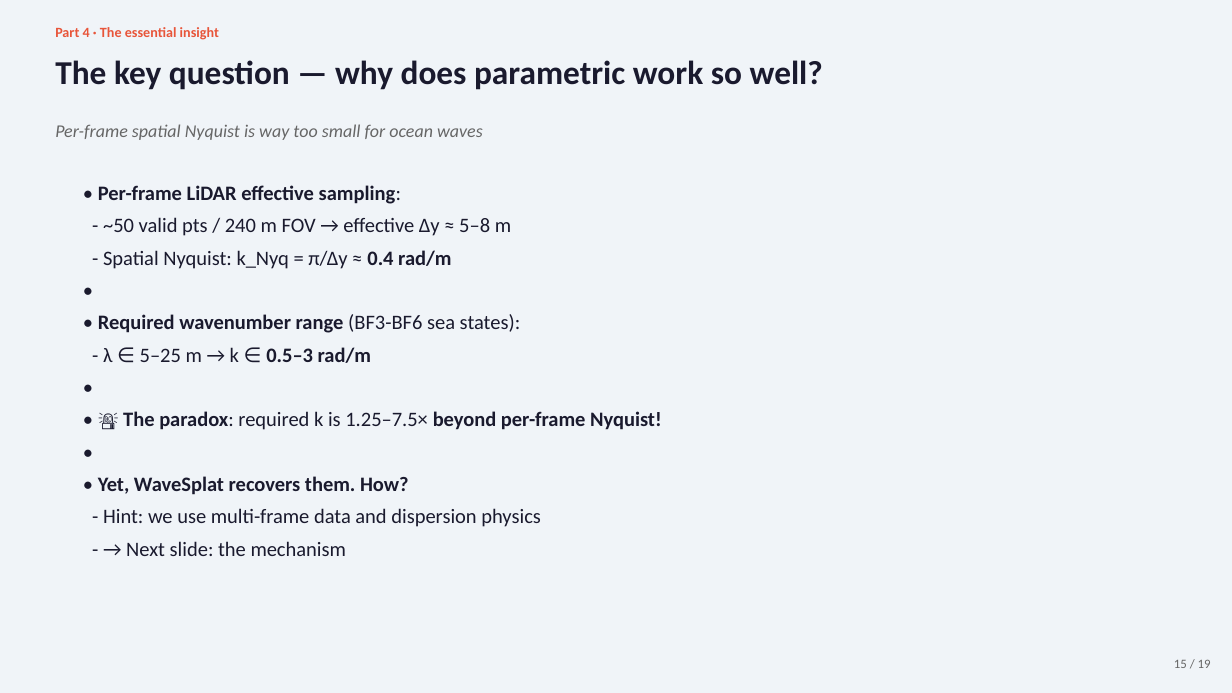
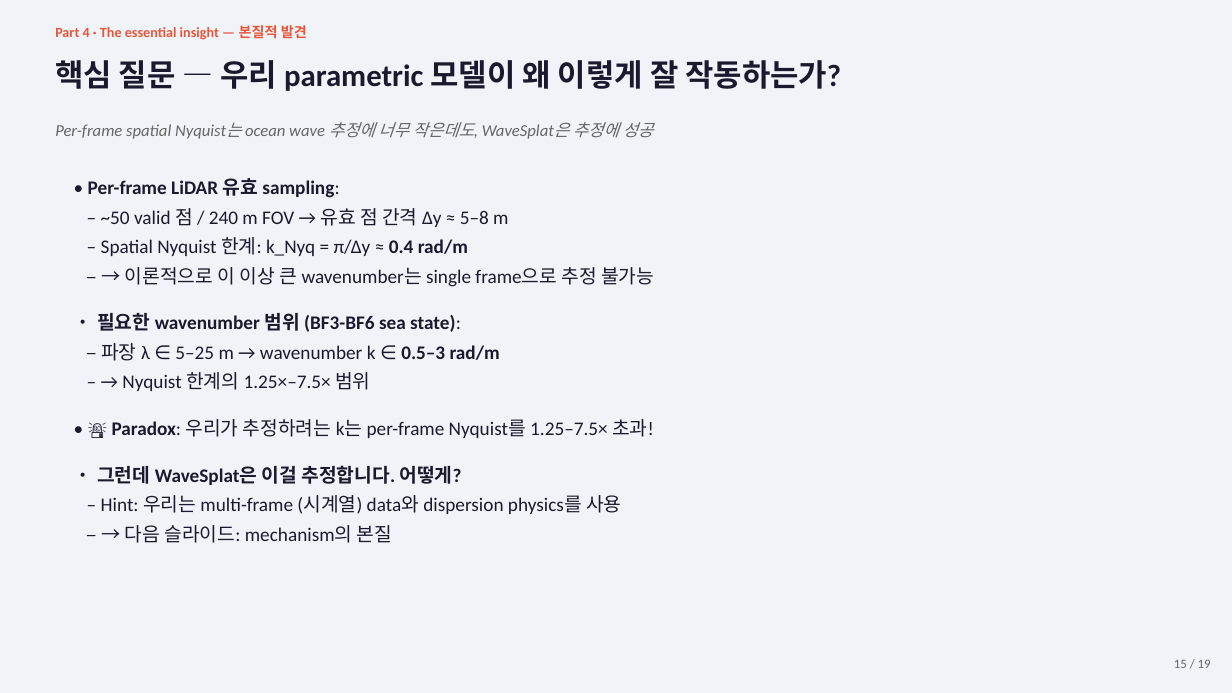
Before and after one commit to SAEYONGPARK94/wavesplat, a slide deck: slide 15 of wavesplat/docs/labmeeting_2026_05_13.pptx. Drawn at 1232x693 pixels with LibreOffice and Linux fonts; fonts in the diff are those of the drawing. Boxes give left, top, right and bottom in pixels: in the first picture for what was removed or moved away, otherwise in the second. Text is boxed around its words. In the diff, an @@ line names an element or a change of style, - is before the commit and + after.

```diff
--- a/wavesplat/docs/labmeeting_2026_05_13.pptx
+++ b/wavesplat/docs/labmeeting_2026_05_13.pptx
@@ text at (x1=55, y1=25, x2=307, y2=40): text changed @@
-Part 4 · The essential insight
+Part 4 · The essential insight — 본질적 발견
@@ text at (x1=55, y1=60, x2=841, y2=91): text changed; size 26 to 24 pt @@
-The key question — why does parametric work so well?
+핵심 질문 — 우리 parametric 모델이 왜 이렇게 잘 작동하는가?
@@ text at (x1=55, y1=122, x2=654, y2=139): text changed; size 14 to 13 pt @@
-Per-frame spatial Nyquist is way too small for ocean waves
+Per-frame spatial Nyquist는 ocean wave 추정에 너무 작은데도, WaveSplat은 추정에 성공
@@ text at (x1=88, y1=178, x2=654, y2=543): text changed; size 16 to 15 pt @@
-• Per-frame LiDAR effective sampling:
-- ~50 valid pts / 240 m FOV → effective Δy ≈ 5–8 m
-- Spatial Nyquist: k_Nyq = π/Δy ≈ 0.4 rad/m
-•
-• Required wavenumber range (BF3-BF6 sea states):
-- λ ∈ 5–25 m → k ∈ 0.5–3 rad/m
-•
-• 🚨 The paradox: required k is 1.25–7.5× beyond per-frame Nyquist!
-•
-• Yet, WaveSplat recovers them. How?
-- Hint: we use multi-frame data and dispersion physics
-- → Next slide: the mechanism
+• Per-frame LiDAR 유효 sampling:
+– ~50 valid 점 / 240 m FOV → 유효 점 간격 Δy ≈ 5–8 m
+– Spatial Nyquist 한계: k_Nyq = π/Δy ≈ 0.4 rad/m
+– → 이론적으로 이 이상 큰 wavenumber는 single frame으로 추정 불가능
+• 필요한 wavenumber 범위 (BF3-BF6 sea state):
+– 파장 λ ∈ 5–25 m → wavenumber k ∈ 0.5–3 rad/m
+– → Nyquist 한계의 1.25×–7.5× 범위
+• 🚨 Paradox: 우리가 추정하려는 k는 per-frame Nyquist를 1.25–7.5× 초과!
+• 그런데 WaveSplat은 이걸 추정합니다. 어떻게?
+– Hint: 우리는 multi-frame (시계열) data와 dispersion physics를 사용
+– → 다음 슬라이드: mechanism의 본질
```
Also in this commit, not shown: 24 other slides changed, 1 slide added, 1 slide removed, 2 other files.
